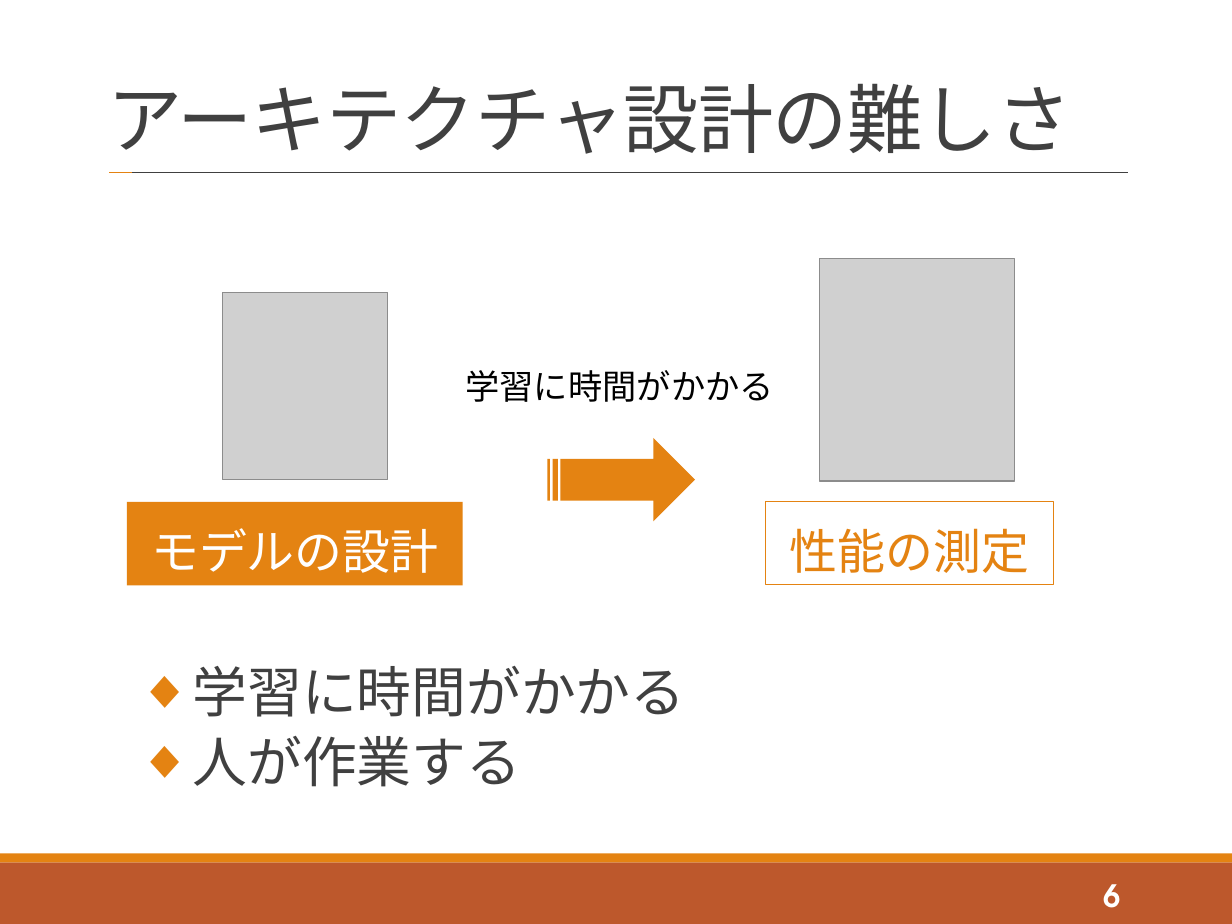
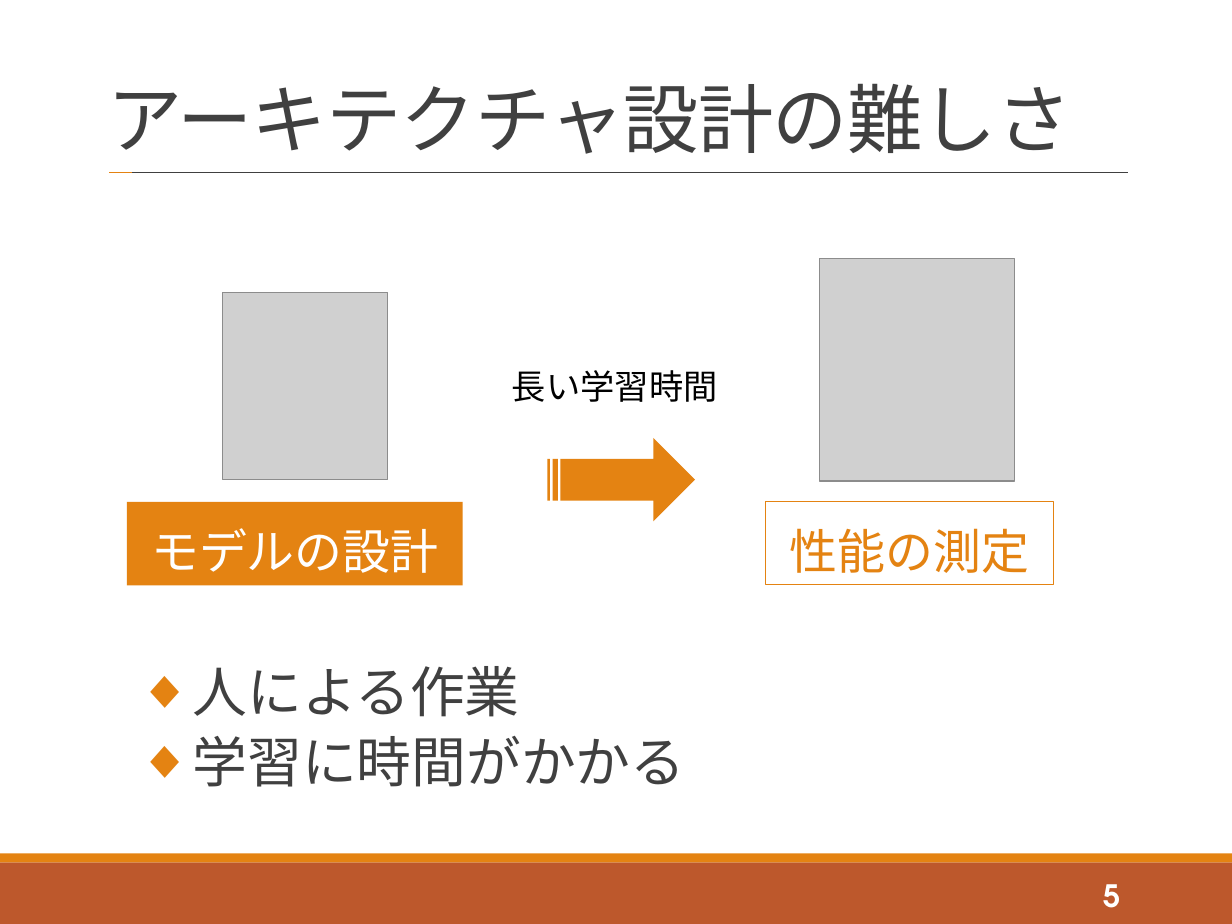
Before and after one commit to tatsuya-sugiyama/WeeklyReport, a slide deck: slide 5 of report/2020後期/2020_2nd_sugiyama.pptx (slide 6 before the commit). Drawn at 1232x924 pixels with LibreOffice and Linux fonts; fonts in the diff are those of the drawing; grey boxes stand for pictures. Boxes give left, top, right and bottom in pixels: in the first picture for what was removed or moved away, otherwise in the second. Text is boxed around its words. In the diff, an @@ line names an element or a change of style, - is before the commit and + after.

```diff
--- a/report/2020後期/2020_2nd_sugiyama.pptx
+++ b/report/2020後期/2020_2nd_sugiyama.pptx
@@ text at bbox=[512, 370, 718, 402]: text changed @@
-学習に時間がかかる
+長い学習時間
@@ text at bbox=[193, 666, 520, 717]: paragraph added @@
+  ◆ 人による作業
@@ text at bbox=[193, 736, 522, 787]: paragraph removed @@
-  ◆ 人が作業する
@@ page number at bbox=[1103, 884, 1120, 908]: text changed @@
-6
+5
```
Also in this commit, not shown: 8 other slides changed, 17 slides added, 2 slides removed.
